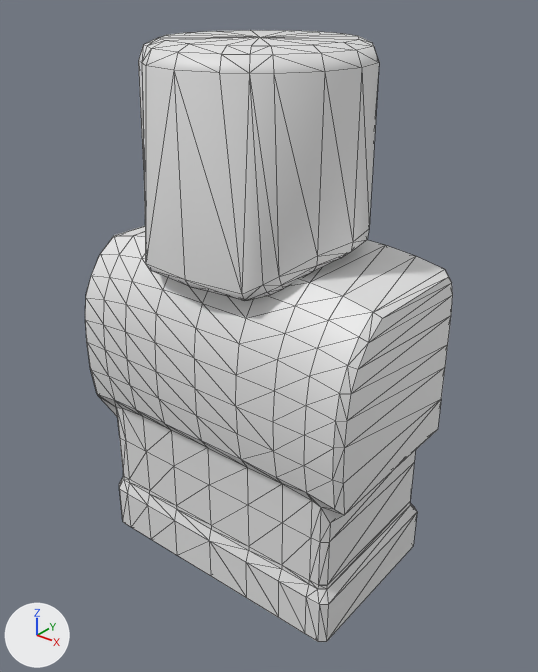
Two versions of the glTF model models/Man_Torso.glb, one commit apart.
Before and after are seen from a camera (50 mm lens) standing at (2.44, -2.91, 5.31) and looking at (0.06, 0.07, 3.46). The axes (+X, +Y, +Z) are drawn at lower left. The lights are the same throughout. Mesh edges are drawn as thin lines. Where no turn or scale is listed for an object, it has been applied to the vertices. Vertices at the same position are counted once.

Names of what the first picture shows: '3.0 Man.002'.
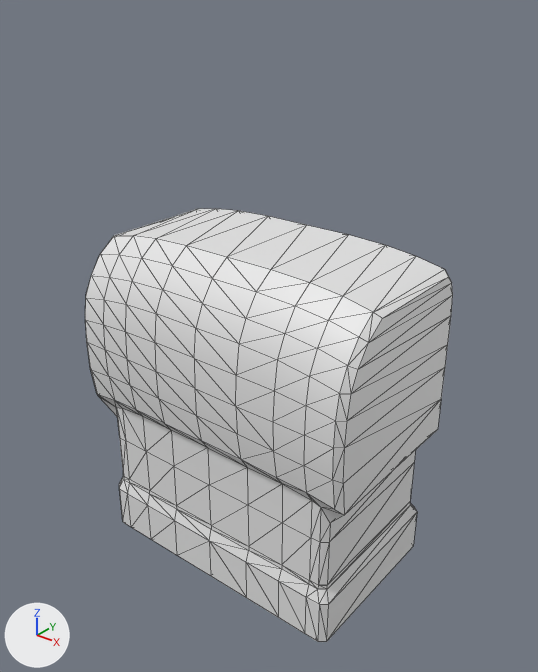
Location of each change, [x1, y1, x2, y2] in pixels of the pictures (538 x 672 px):
```json
{"object": "3.0 Man.002", "change": "reshaped", "before": [85, 30, 453, 642], "after": [85, 209, 453, 642], "on screen": "29% shorter"}
{"part": 1, "of": "me_3_0_man_002", "change": "deleted", "before": [138, 30, 379, 301]}
```

Scene script edits in JSON lines:
```json
{"block": "me_3_0_man_002", "where": "me_3_0_man_002.from_pydata(...)  # 439 vertices, 830 faces; spans x -0.92..0.92, y -0.51..0.65, z 2.01..5.04"}
{"block": "me_3_0_man_002", "where": "# used by ob_3_0_man_002; location = (0.0, 0.0, 0.0)"}
{"block": "me_3_0_man_002", "change": "me_3_0_man_002 part 1: the loose piece of 110 vertices spanning x -0.58..0.58, y -0.51..0.65, z 3.89..5.04 is deleted"}
```
